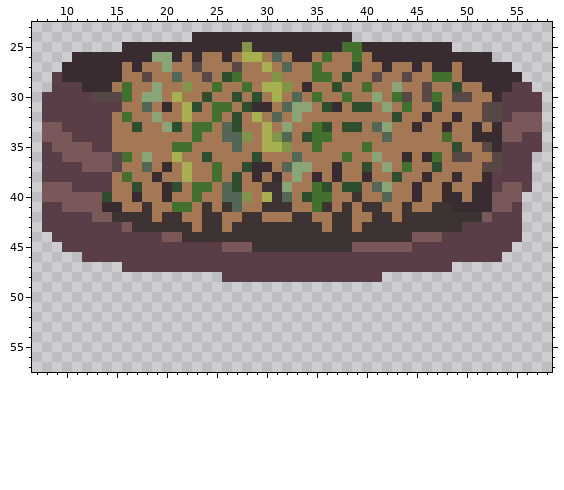
Pixel-art sprite, stored at resources/textures/processes/steaming.png. That is the earlier state.
The file is 64x64 pixels. Colours within 5 levels of each other are drawn and written as one. Shown: x 7..58, y 23..57.
Once edited:
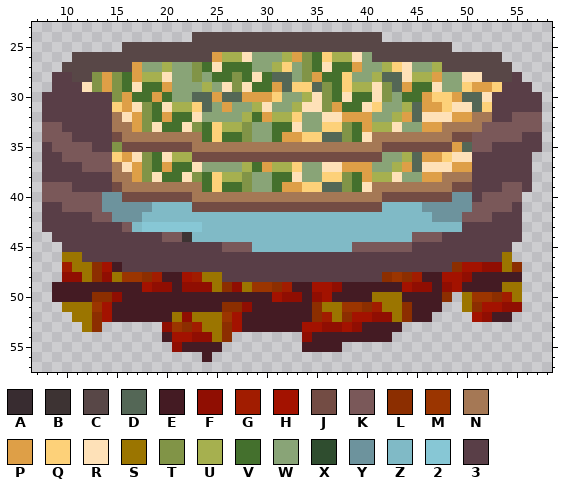
Palette (. is transparent): A #382c30  B #3d3333  C #584747  D #546756  E #441b23  F #900e02  G #a11c00  H #a31200  J #734c44  K #7a5859  L #8c2e00  M #9b3500  N #a57855  P #de9f47  Q #fdd179  R #fee1b8  S #9b7500  T #819447  U #a6b04f  V #44702d  W #89a477  X #2f4d2f  Y #6d939d  Z #80bac6  2 #87c7d5  3 #593e47
The exact change:
Changed rows in their new state; - is an unchanged pixel.
first column x 9:
24 --------------CCCCCCCCCCCCCCCCCCC--------------
25 -------CCCCCCCCCCCCCCCCCCCCCCCCCCCCCCCCC-------
26 --CCCCCCCCCCCCCCPUURWWWUPTVQUURWCCCCCCCCCCCCC--
27 -CCCCCCCPWWUWWTVRVVVWWUQWT-RVVPWWUQRWWUCCCCCCC-
28 -3CCTPTVPUURWWTWVVTVRVDDWTP-VQWWUDDRUUPWWRRCCC3
29 ---RTPT-RVVPWWWUWRTRVVPDQQDTVQUURTDPVVRWWQPPQ3-
30 ----33TPVVPVWWDDPDDPPPQWWURTVRVVRTWVVPQQPDDR3--
31 ------QPRTVRU-QDWPWWURWWURRTPVVRQ-WUDPPQRRDQ3--
32 -------RPTVPVVRWWWWUVPUUQWWRRPPPWWUPDRRRPP-N3--
33 --------PTRVVRT-QUUTWWVVRWWQQTVPUURWWPPN--NKK--
34 ------J-------NVQVV-WWVPPQQDDTVR-N-----NJJKKK--
35 ------TJJJJJJJ----N--NNN--N----N-JJJJJJJPDKK3--
36 ------QPRTVR-UJJJJJJJJJJJJJJJJJJJWWUDPPQRR333--
37 ------NRPTVPVVRWWWWUVPUUQ-WRRPPPW-UPDRRRPP333--
38 -------NPTRVVRTVQUUTWWVVRWWQQTVPUURWWPP-N-33---
39 ------J-N--NN-N-QVVTWWVPPQQDDTVRNN--N--NJJ33---
40 -----YYJJJJJJJN--NNN-NNN-NNN--N--JJJJJJJYY3K---
41 -----YYYYYZZZZJJJJJJJJJJJJJJJJJJJZZZZYYYYYKK---
42 ------YYYZZZZZZZZZZZZZZZZZZZZZZZZZZZZZYYYKK----
43 --------Z222222ZZZZZZZZZZZZZZZZZZZZZZZZZZ------
44 --------------ZZZZZZZZZZZZZZZZZZZZZZ-----------
45 --------------------ZZZZZZZZZZ-----------------
46 -SS------------------------------------------S-
47 -GSSLHE---------------------------------LHHFFSL
48 -FFSLFSMMLGEEHGSS----------------LMLGEEHHFEEEEE
49 EEEEEEEEEHFFEFFFSLFSMMLGEEHHFEEEEEEHFFEFHEEEESS
50 EEEELLFEEEEEEEEEEEEEEEHFFEFHEEEESSSEEEEL-SMMLGS
51 -SSSMHEEEEEEEEEEELLFEEEEEELSSMMLGSSLEEE--SLHHFF
52 --SSLHEEEEEESFSSSMHEEEEEEELGSLHHFFSLEE----HFEE-
53 ---SL------FMLGSSLHEEEEEEHHFFHFEEEE------------
54 -----------EHHFFSL-------FEEEEEEEE-------------
55 ------------FEEEE--------EEEE------------------
56 ---------------E-------------------------------
Boxes around the changes in both pictures, in picture pixels (x1, y1, x2, y2):
changed: (52, 32, 522, 362)
